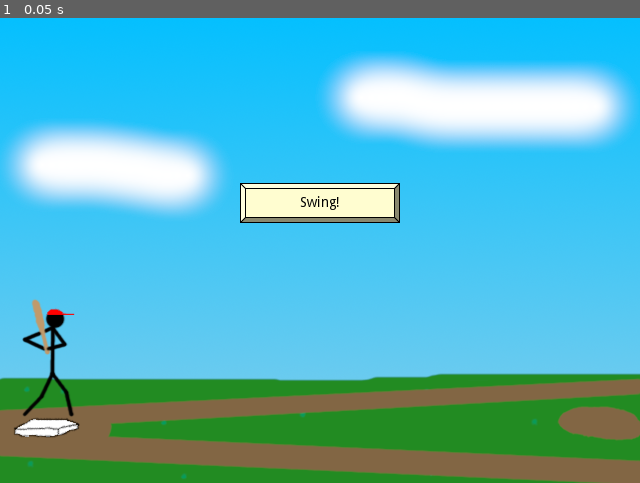
Above: before the commit, frame 1.
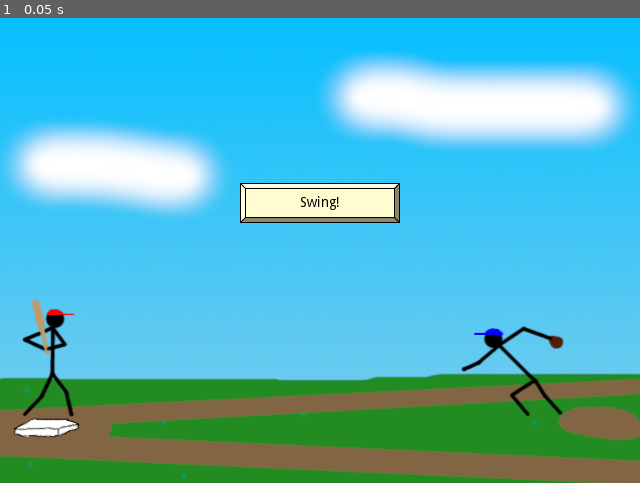
Above: after the commit, the same moment.

Repository: swashdev/minigame-madness
Game: Godot game, scene res://mini/baseball/scenes/baseball_minigame.tscn
Two runs of this game, one before a commit and one after it. Both use one fixed random seed, a clock stepped at 60 frames per second and the inputs below. This scene is started directly instead of the project's main scene.
Inputs:
- Up to frame 1 (0.05 s): no input

The runs differ from the first frame. In frame 1, 0.6% of the frame differs, in the area x 72-89%, y 66-86%.

Commit message:
add a pitcher to the baseball game.

Diff:
--- a/mini/baseball/scenes/baseball_minigame.tscn
+++ b/mini/baseball/scenes/baseball_minigame.tscn
@@ -6,6 +6,7 @@
 [ext_resource path="res://mini/baseball/images/characters/batter/animations/swing-2.png" type="Texture" id=4]
 [ext_resource path="res://mini/baseball/images/characters/batter/batter.png" type="Texture" id=5]
 [ext_resource path="res://mini/baseball/images/characters/batter/animations/swing-1.png" type="Texture" id=6]
+[ext_resource path="res://mini/baseball/scenes/characters/baseball_pitcher.tscn" type="PackedScene" id=7]
 
 [sub_resource type="SpriteFrames" id=1]
 animations = [ {
@@ -21,6 +22,7 @@
 } ]
 
 [node name="BaseballMinigame" instance=ExtResource( 1 )]
+_instruction = "Hit a Home Run!"
 
 [node name="Background" type="TextureRect" parent="." index="0"]
 margin_right = 40.0
@@ -48,10 +50,13 @@
 "_edit_use_anchors_": false
 }
 
-[node name="AnimatedSprite" type="AnimatedSprite" parent="." index="2"]
+[node name="Batter" type="AnimatedSprite" parent="." index="2"]
 position = Vector2( 49.1869, 355.415 )
 frames = SubResource( 1 )
 animation = "swing"
 __meta__ = {
 "_edit_lock_": true
 }
+
+[node name="Pitcher" parent="." index="3" instance=ExtResource( 7 )]
+position = Vector2( 548.379, 355.415 )
Not shown: 1 places in mini/baseball/scenes/baseball_minigame.tscn that only renumber resources
